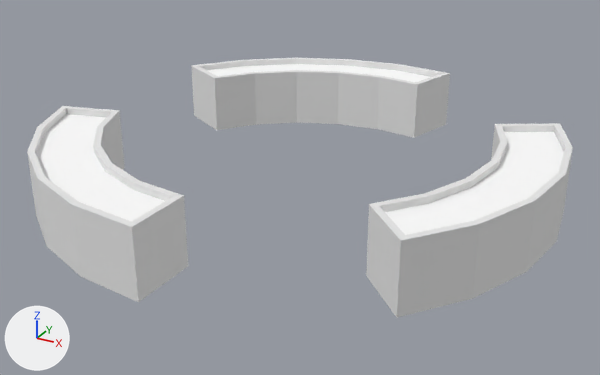
What one commit did to the Blender file Assets/Models/RoomObjects/Extractor/extractor.blend.
The view is the same before and after, from a 50 mm camera at (1.452, -2.642, 1.489) aimed at (0.027, -0.05, 0.193). Arrows for +X, +Y and +Z are at lower left; the lights stay in place. The first picture is the older version.

The older version as bpy lines, for what is in view:
```python
me_cylinder_002 = bpy.data.meshes.new('Cylinder.002')
me_cylinder_002.from_pydata(...)  # 144 vertices, 138 faces; spans x -0.97..1.0, y -0.13..0.12, z -1.0..1.0
# faces by material slot: [123, 15]
me_cylinder_002.materials.append(mat_material_001)  # white #e7e7e7
me_cylinder_002.materials.append(mat_material_002)  # white #ffffff
ob_cylinder = bpy.data.objects.new('Cylinder', me_cylinder_002)
ob_cylinder.location = (0.0, 0.0, 0.305)
ob_cylinder.rotation_euler = (1.571, 0.0, 0.0)  # degrees (90, 0, 0)
```
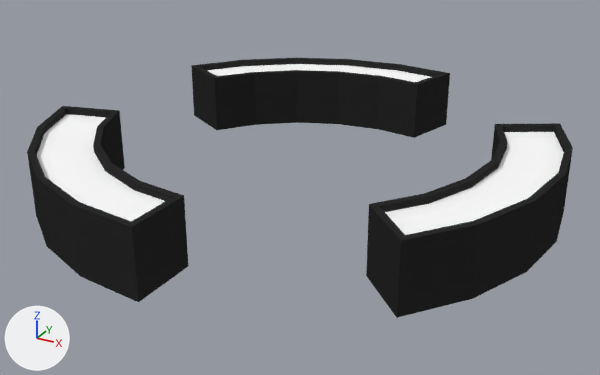
What differs and where, as boxes (x1, y1, x2, y2) in the pictures (600 x 375 px):
part 1 of me_cylinder_002, recoloured (white to black)
    both: (27, 58, 573, 318)

What the commit changed:
Material 'Base' (mat_base) is new.
Its base color is (0.0237, 0.0237, 0.0237) (black #2b2b2b).
me_cylinder_002 has 144 vertices, 138 faces and spans x -0.97..1.0, y -0.13..0.12, z -1.0..1.0.
me_cylinder_002 is used by ob_cylinder; location (0.0, 0.0, 0.305); rotation (1.571, 0.0, 0.0), in degrees (90, 0, 0).
me_cylinder_002 part 1: all 123 faces that had it switch from mat_material_001 (white #e7e7e7) to mat_base (black #2b2b2b).
